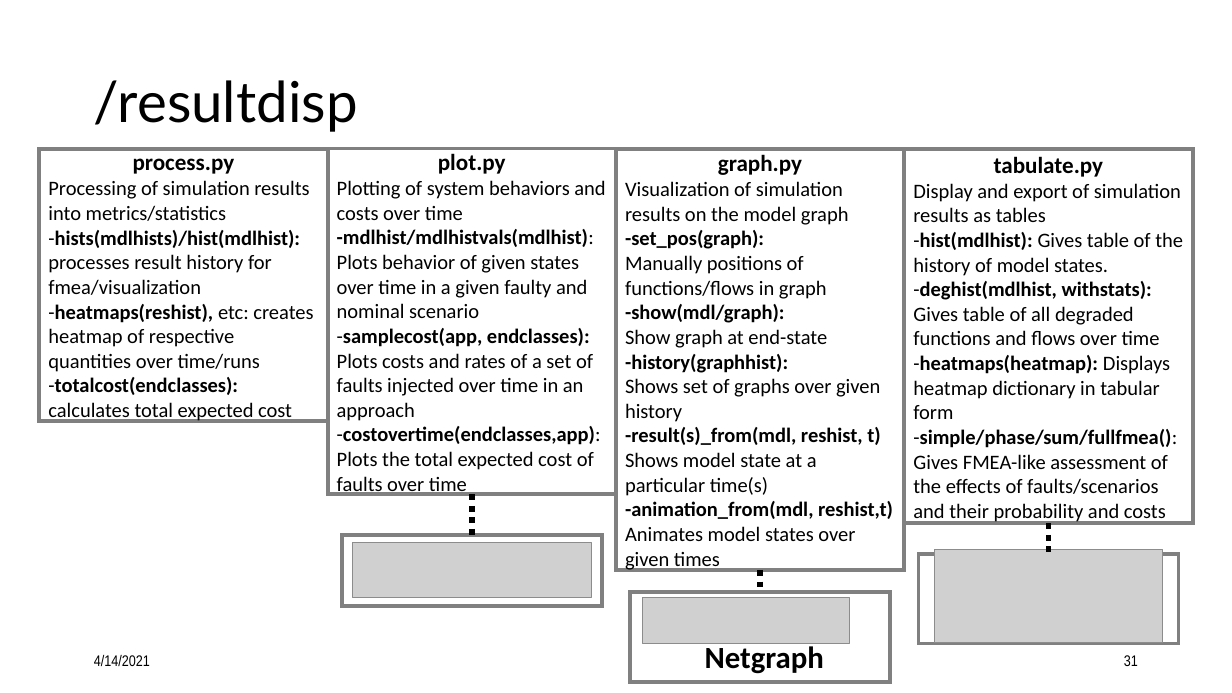
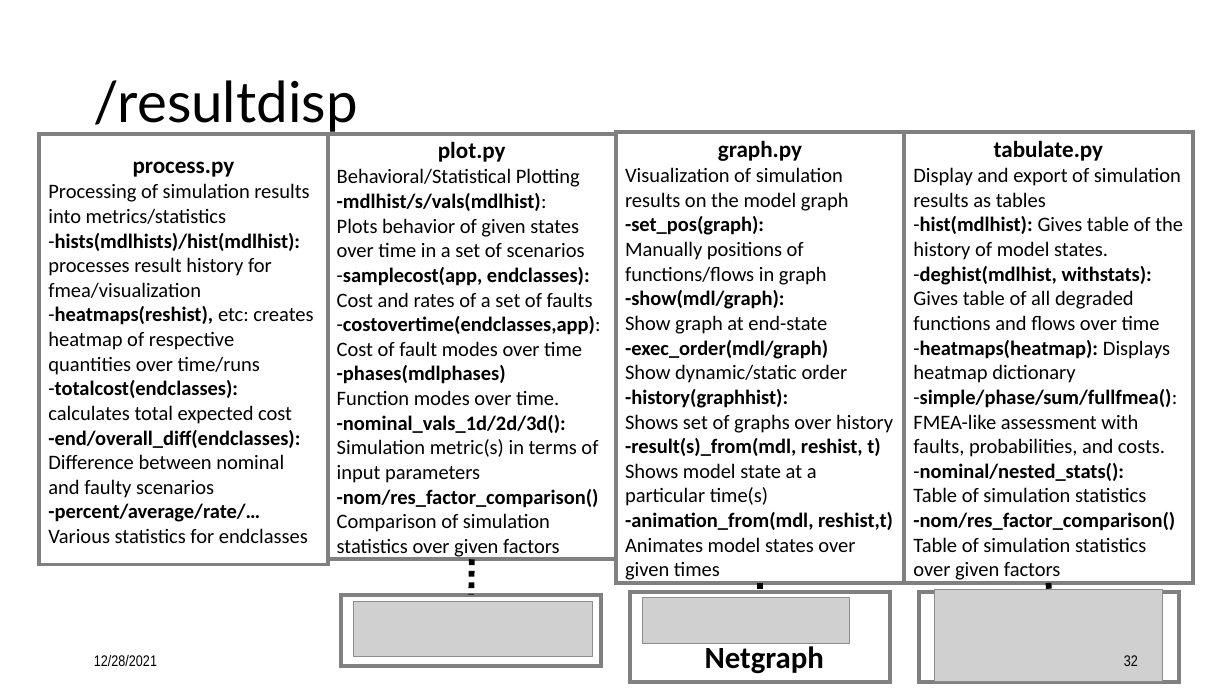
Before and after one commit to nasa/fmdtools, a slide deck: slide 32 of docs/Intro to fmdtools.pptx (slide 31 before the commit). Drawn at 1232x693 pixels with LibreOffice and Linux fonts; fonts in the diff are those of the drawing; grey boxes stand for pictures. Boxes give left, top, right and bottom in pixels: in the first picture for what was removed or moved away, otherwise in the second. Text is boxed around its words. In the diff, an @@ line names an element or a change of style, - is before the commit and + after.

Commit message:
Updating Documentation
- adding new functions to module descriptions
-update notebooks
- removing deprecated documentation

```diff
--- a/docs/Intro to fmdtools.pptx
+++ b/docs/Intro to fmdtools.pptx
@@ rectangle "process.py" resized from (x1=40, y1=149, x2=328, y2=421) to (x1=40, y1=134, x2=328, y2=565) @@
@@ rectangle "plot.py" resized from (x1=328, y1=149, x2=616, y2=494) to (x1=328, y1=134, x2=616, y2=560) @@
@@ rectangle "graph.py" resized from (x1=616, y1=149, x2=905, y2=570) to (x1=616, y1=132, x2=905, y2=583) @@
@@ rectangle "tabulate.py" resized from (x1=905, y1=149, x2=1193, y2=523) to (x1=905, y1=132, x2=1193, y2=583) @@
@@ text in rectangle at (x1=337, y1=168, x2=585, y2=257): text changed @@
-Plotting of system behaviors and costs over time
--mdlhist/mdlhistvals(mdlhist):
-Plots behavior of given states over time in a given faulty and nominal scenario
+Behavioral/Statistical Plotting
+-mdlhist/s/vals(mdlhist):
+Plots behavior of given states over time in a set of scenarios
@@ text in rectangle at (x1=337, y1=292, x2=593, y2=307): text changed @@
-Plots costs and rates of a set of faults injected over time in an approach
+Cost and rates of a set of faults
@@ text in rectangle at (x1=337, y1=341, x2=599, y2=559): text changed @@
-Plots the total expected cost of faults over time
+Cost of fault modes over time
+-phases(mdlphases)
+Function modes over time.
+-nominal_vals_1d/2d/3d():
+Simulation metric(s) in terms of input parameters
+-nom/res_factor_comparison()
+Comparison of simulation statistics over given factors
@@ text in rectangle at (x1=625, y1=340, x2=848, y2=383): paragraphs added @@
+-exec_order(mdl/graph)
+Show dynamic/static order
@@ text in rectangle at (x1=913, y1=340, x2=1170, y2=383): text changed @@
--heatmaps(heatmap): Displays heatmap dictionary in tabular form
+-heatmaps(heatmap): Displays heatmap dictionary
@@ text in rectangle at (x1=625, y1=414, x2=893, y2=433): text changed @@
-Shows set of graphs over given history
+Shows set of graphs over history
@@ text in rectangle at (x1=913, y1=414, x2=1175, y2=582): text changed @@
-Gives FMEA-like assessment of the effects of faults/scenarios and their probability and costs
+FMEA-like assessment with faults, probabilities, and costs.
+-nominal/nested_stats():
+Table of simulation statistics
+-nom/res_factor_comparison()
+Table of simulation statistics over given factors
@@ text in rectangle at (x1=48, y1=430, x2=308, y2=543): paragraphs added @@
+-end/overall_diff(endclasses):
+Difference between nominal and faulty scenarios
+-percent/average/rate/…
+Various statistics for endclasses
@@ line moved from (472, 494) - (472, 535) to (472, 559) - (471, 595) @@
@@ rectangle moved from (x1=342, y1=535, x2=602, y2=606) to (x1=341, y1=595, x2=601, y2=666) @@
@@ line moved from (761, 570) - (761, 592) to (761, 583) - (761, 592) @@
@@ rectangle moved from (x1=919, y1=554, x2=1178, y2=643) to (x1=920, y1=592, x2=1179, y2=682) @@
@@ picture moved from (x1=934, y1=550, x2=1163, y2=642) to (x1=934, y1=590, x2=1163, y2=682) @@
@@ line moved from (1049, 523) - (1049, 554) to (1049, 583) - (1049, 592) @@
@@ picture moved from (x1=353, y1=543, x2=592, y2=597) to (x1=354, y1=602, x2=592, y2=656) @@
@@ text at (x1=94, y1=655, x2=157, y2=666): text changed @@
-4/14/2021
+12/28/2021
@@ page number at (x1=1124, y1=655, x2=1138, y2=666): text changed @@
-31
+32
```
Also in this commit, not shown: 32 other slides changed, 5 slides added, 3 slides removed, 14 other files.
